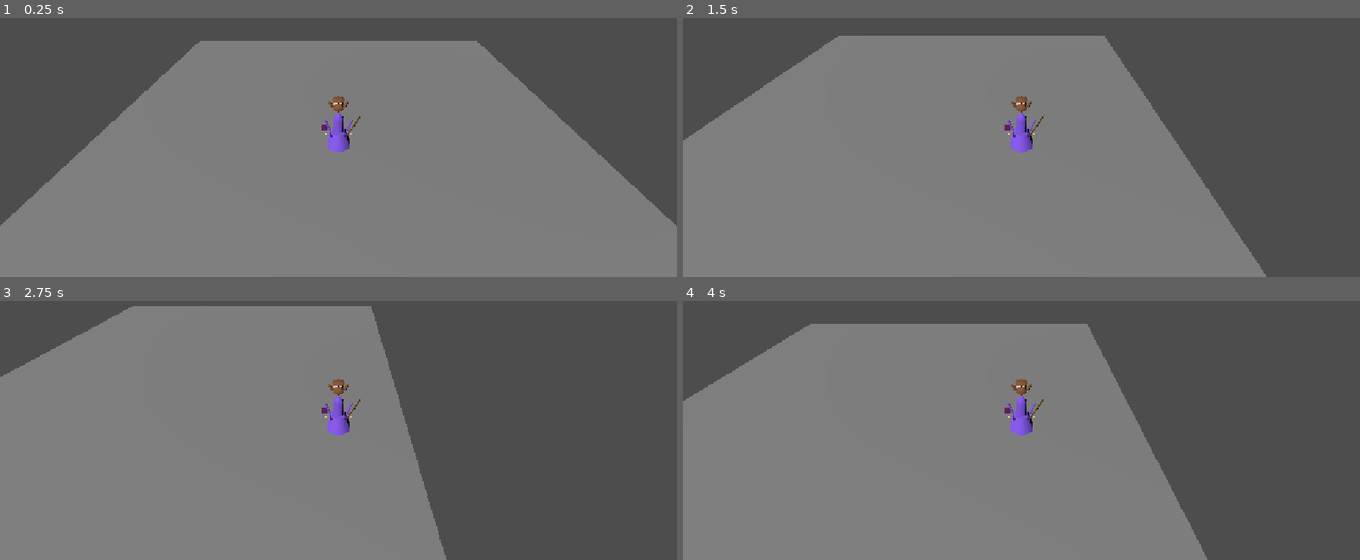
Above: before the commit, frames 1-4 (two rows, left to right).
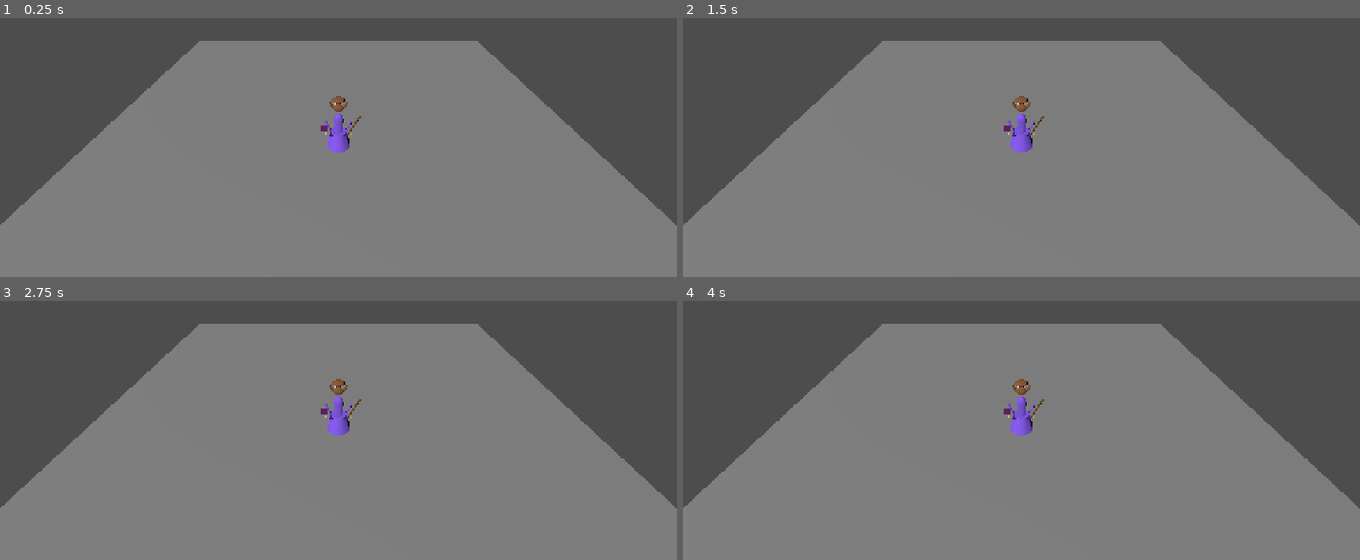
Above: after the commit, the same moments.

Repository: JuanH00/Magia-Despertar
Game: Godot game, scene res://main.tscn
Two runs of this game, one before a commit and one after it. Both use one fixed random seed, a clock stepped at 60 frames per second and the inputs below. After the commit the project has no main scene; this scene is started directly in both runs.
Inputs:
- Up to frame 1 (0.25 s): no input
- Up to frame 2 (1.5 s): tap Enter at 0.5 s; hold D (move_right, bound only before the commit) 0.53-1.28 s; hold Down (move_back, bound only before the commit) from 1.28 s (still down)
- Up to frame 3 (2.75 s): tap Space at 2 s; release Down (move_back, bound only before the commit) at 2.03 s; hold D (move_right, bound only before the commit) from 2.03 s (still down)
- Up to frame 4 (4 s): release D (move_right, bound only before the commit) at 2.78 s; hold W (move_forward, bound only before the commit) 2.78-3.53 s; tap Enter at 3.5 s; hold A (move_left, bound only before the commit) from 3.53 s (still down)

The runs differ from the first frame. In frame 1, 0.3% of the frame differs, in the area x 0-100%, y 8-81%; in frame 2, 20%; in frame 3, 37%, in the area x 0-100%, y 1-100%; in frame 4, 26%.

Commit message:
Integrar prototipo jugable de Sam Heart

Diff:
--- a/project.godot
+++ b/project.godot
@@ -1,51 +1,22 @@
 ; Engine configuration file.
-; It's best edited using the editor UI and not directly,
-; since the parameters that go here are not all obvious.
-;
-; Format:
-;   [section] ; section goes between []
-;   param=value ; assign values to parameters
 
 config_version=5
 
 [application]
 
 config/name="Magia: Despertar"
-run/main_scene="uid://prj0iaoxkw11"
+run/main_scene="res://scenes/main.tscn"
 config/features=PackedStringArray("4.7", "GL Compatibility")
 config/icon="res://icon.svg"
 
 [display]
 
+window/size/viewport_width=1280
+window/size/viewport_height=720
+window/size/window_width_override=1280
+window/size/window_height_override=720
 window/stretch/mode="canvas_items"
 window/stretch/aspect="expand"
-
-[input]
-
-move_forward={
-"deadzone": 0.2,
-"events": [Object(InputEventKey,"resource_local_to_scene":false,"resource_name":"","device":16,"window_id":0,"alt_pressed":false,"shift_pressed":false,"ctrl_pressed":false,"meta_pressed":false,"pressed":false,"keycode":0,"physical_keycode":87,"key_label":0,"unicode":0,"location":0,"echo":false,"script":null)
-, Object(InputEventKey,"resource_local_to_scene":false,"resource_name":"","device":-1,"window_id":0,"alt_pressed":false,"shift_pressed":false,"ctrl_pressed":false,"meta_pressed":false,"pressed":false,"keycode":0,"physical_keycode":4194320,"key_label":0,"unicode":0,"location":0,"echo":false,"script":null)
-]
-}
-move_back={
-"deadzone": 0.2,
-"events": [Object(InputEventKey,"resource_local_to_scene":false,"resource_name":"","device":16,"window_id":0,"alt_pressed":false,"shift_pressed":false,"ctrl_pressed":false,"meta_pressed":false,"pressed":false,"keycode":0,"physical_keycode":4194322,"key_label":0,"unicode":0,"location":0,"echo":false,"script":null)
-, Object(InputEventKey,"resource_local_to_scene":false,"resource_name":"","device":-1,"window_id":0,"alt_pressed":false,"shift_pressed":false,"ctrl_pressed":false,"meta_pressed":false,"pressed":false,"keycode":0,"physical_keycode":83,"key_label":0,"unicode":115,"location":0,"echo":false,"script":null)
-]
-}
-move_left={
-"deadzone": 0.2,
-"events": [Object(InputEventKey,"resource_local_to_scene":false,"resource_name":"","device":-1,"window_id":0,"alt_pressed":false,"shift_pressed":false,"ctrl_pressed":false,"meta_pressed":false,"pressed":false,"keycode":0,"physical_keycode":65,"key_label":0,"unicode":97,"location":0,"echo":false,"script":null)
-, Object(InputEventKey,"resource_local_to_scene":false,"resource_name":"","device":-1,"window_id":0,"alt_pressed":false,"shift_pressed":false,"ctrl_pressed":false,"meta_pressed":false,"pressed":false,"keycode":0,"physical_keycode":4194319,"key_label":0,"unicode":0,"location":0,"echo":false,"script":null)
-]
-}
-move_right={
-"deadzone": 0.2,
-"events": [Object(InputEventKey,"resource_local_to_scene":false,"resource_name":"","device":-1,"window_id":0,"alt_pressed":false,"shift_pressed":false,"ctrl_pressed":false,"meta_pressed":false,"pressed":false,"keycode":0,"physical_keycode":68,"key_label":0,"unicode":100,"location":0,"echo":false,"script":null)
-, Object(InputEventKey,"resource_local_to_scene":false,"resource_name":"","device":-1,"window_id":0,"alt_pressed":false,"shift_pressed":false,"ctrl_pressed":false,"meta_pressed":false,"pressed":false,"keycode":0,"physical_keycode":4194321,"key_label":0,"unicode":0,"location":0,"echo":false,"script":null)
-]
-}
 
 [physics]
 
